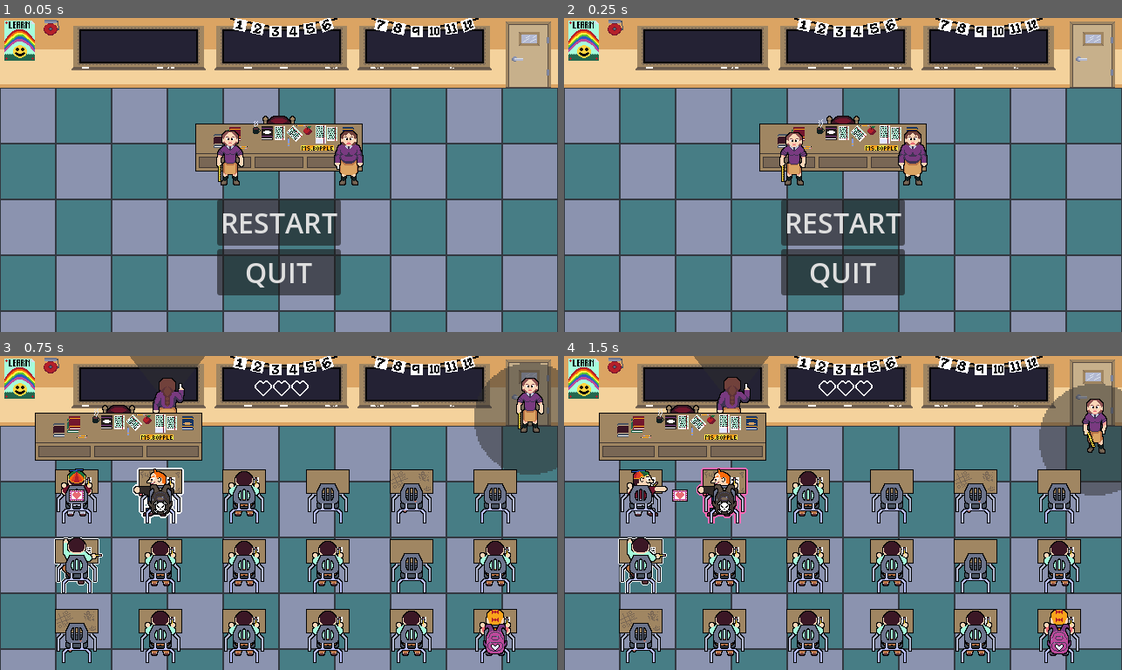
Above: before the commit, frames 1-4 (two rows, left to right).
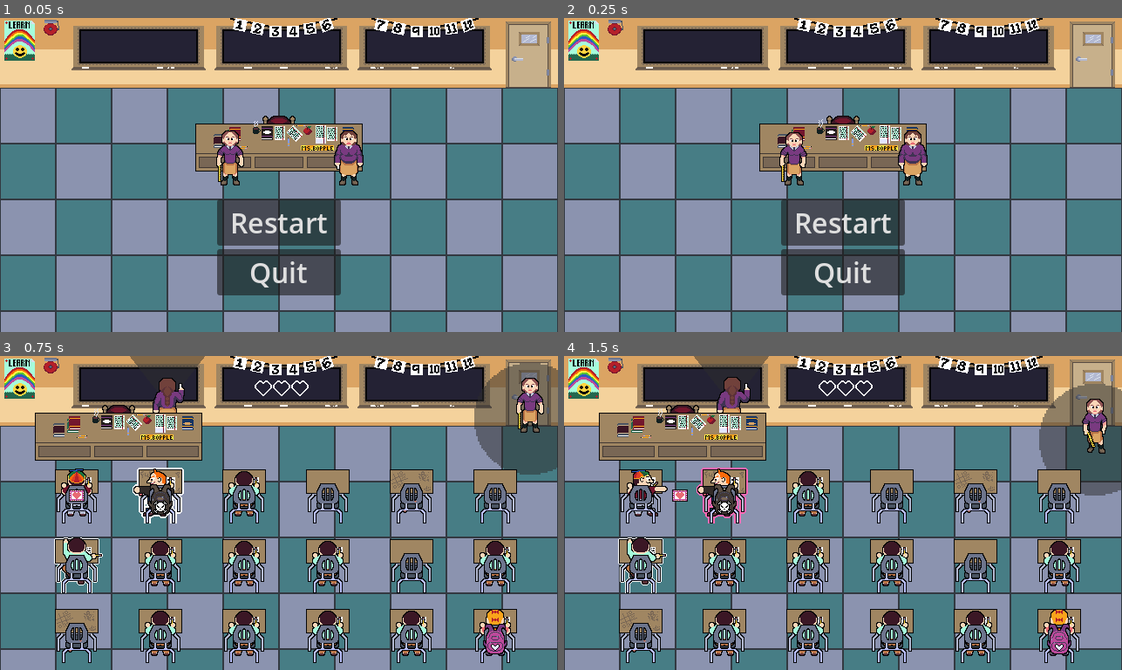
Above: after the commit, the same moments.

Repository: RacBrosGaming/Love-Note
Game: Godot game, scene res://Levels/game_over.tscn
The game is run twice, just before and just after one commit, with the same random seed, the same clock (stepped at 60 frames per second) and the same inputs. This scene is started directly instead of the project's main scene. The engine's default icon, where the game draws it, is replaced by a stand-in: a white triangle on a blue panel in a dark square.
Inputs (mouse positions are in pixels of both pictures, inside the frame that each line leads up to):
- Up to frame 1 (0.05 s): no input
- Up to frame 2 (0.25 s): no input
- Up to frame 3 (0.75 s): click "RESTART" (after the commit: "Restart") at 0.5 s
- Up to frame 4 (1.5 s): move the mouse to (642, 566) at 1.27 s; hold Right (right) from 1.28 s (still down); hold Space (select) from 1.28 s (still down); click (642, 566) at 1.42 s

The runs differ from the first frame. In frame 1, 1.2% of the frame differs, in the area x 40-61%, y 62-86%; in frame 2, 1.2%; in frame 3, nothing differs; in frame 4, nothing differs.

Commit message:
Added theme

Diff:
--- a/Levels/game_over.gd
+++ b/Levels/game_over.gd
@@ -1,4 +1,4 @@
-extends Node
+extends Control
 
 var CLASS_ROOM := "res://Levels/class_room.tscn"
 
--- a/Levels/game_over.tscn
+++ b/Levels/game_over.tscn
@@ -1,10 +1,11 @@
-[gd_scene load_steps=16 format=3 uid="uid://dcannur2vw2s3"]
+[gd_scene load_steps=17 format=3 uid="uid://dcannur2vw2s3"]
 
 [ext_resource type="Texture2D" uid="uid://bwjfxpml8l2yu" path="res://Assets/Classroom/classroom.png" id="1_2ye1m"]
 [ext_resource type="Script" path="res://Levels/game_over.gd" id="1_3lit4"]
 [ext_resource type="Texture2D" uid="uid://h46fx5mu0u63" path="res://Assets/Teacher/spritesheet_teacher_desk.png" id="2_k5al1"]
 [ext_resource type="Texture2D" uid="uid://b07uuea0a43no" path="res://Assets/Teacher/spritesheet_teacher.png" id="3_lbcl3"]
 [ext_resource type="Texture2D" uid="uid://cv11ve43s03o" path="res://Assets/Teacher/teacher_assistant_walk_down.png" id="4_kw5lq"]
+[ext_resource type="Theme" uid="uid://cdnakyvh2ng41" path="res://Resources/theme.tres" id="6_p455c"]
 
 [sub_resource type="AtlasTexture" id="AtlasTexture_erswq"]
 atlas = ExtResource("2_k5al1")
@@ -79,10 +80,18 @@
 "speed": 2.0
 }]
 
-[node name="GameOver" type="Node"]
+[node name="GameOver" type="Control"]
+layout_mode = 3
+anchors_preset = 15
+anchor_right = 1.0
+anchor_bottom = 1.0
+grow_horizontal = 2
+grow_vertical = 2
+theme = ExtResource("6_p455c")
 script = ExtResource("1_3lit4")
 
 [node name="TextureRect" type="TextureRect" parent="."]
+layout_mode = 1
 anchors_preset = 15
 anchor_right = 1.0
 anchor_bottom = 1.0
@@ -108,6 +117,7 @@
 frame_progress = 0.665458
 
 [node name="VBoxContainer" type="VBoxContainer" parent="."]
+layout_mode = 1
 anchors_preset = 8
 anchor_left = 0.5
 anchor_top = 0.5
@@ -124,13 +134,13 @@
 [node name="RestartButton" type="Button" parent="VBoxContainer"]
 layout_mode = 2
 theme_override_font_sizes/font_size = 32
-text = "RESTART"
+text = "Restart"
 metadata/_edit_lock_ = true
 
 [node name="QuitButton" type="Button" parent="VBoxContainer"]
 layout_mode = 2
 theme_override_font_sizes/font_size = 32
-text = "QUIT"
+text = "Quit"
 
 [connection signal="pressed" from="VBoxContainer/RestartButton" to="." method="_on_restart_button_pressed"]
 [connection signal="pressed" from="VBoxContainer/QuitButton" to="." method="_on_quit_button_pressed"]
--- /dev/null
+++ b/Resources/theme.tres
@@ -0,0 +1,27 @@
+[gd_resource type="Theme" load_steps=7 format=3 uid="uid://cdnakyvh2ng41"]
+
+[ext_resource type="Texture2D" uid="uid://cr5fuev4220fn" path="res://Assets/Note/check.png" id="1_2a2u7"]
+[ext_resource type="Texture2D" uid="uid://2m36nqjjh7au" path="res://Assets/Note/note_paper.png" id="2_ixwfv"]
+[ext_resource type="Texture2D" uid="uid://be848qiriwlda" path="res://Assets/Note/un-check.png" id="2_tnc4f"]
+[ext_resource type="FontFile" uid="uid://0mde2ipd8tsw" path="res://Assets/Fonts/Schoolbell-Regular.ttf" id="3_lrkyo"]
+
+[sub_resource type="StyleBoxEmpty" id="StyleBoxEmpty_lsget"]
+
+[sub_resource type="StyleBoxTexture" id="StyleBoxTexture_6gao6"]
+texture = ExtResource("2_ixwfv")
+texture_margin_left = 16.0
+texture_margin_top = 16.0
+texture_margin_right = 8.0
+axis_stretch_horizontal = 1
+axis_stretch_vertical = 1
+
+[resource]
+default_font = ExtResource("3_lrkyo")
+default_font_size = 32
+CheckBox/icons/checked = ExtResource("1_2a2u7")
+CheckBox/icons/radio_checked = ExtResource("1_2a2u7")
+CheckBox/icons/radio_unchecked = ExtResource("2_tnc4f")
+CheckBox/icons/unchecked = ExtResource("2_tnc4f")
+CheckBox/styles/focus = SubResource("StyleBoxEmpty_lsget")
+Label/colors/font_color = Color(0, 0, 0, 1)
+PanelContainer/styles/panel = SubResource("StyleBoxTexture_6gao6")
